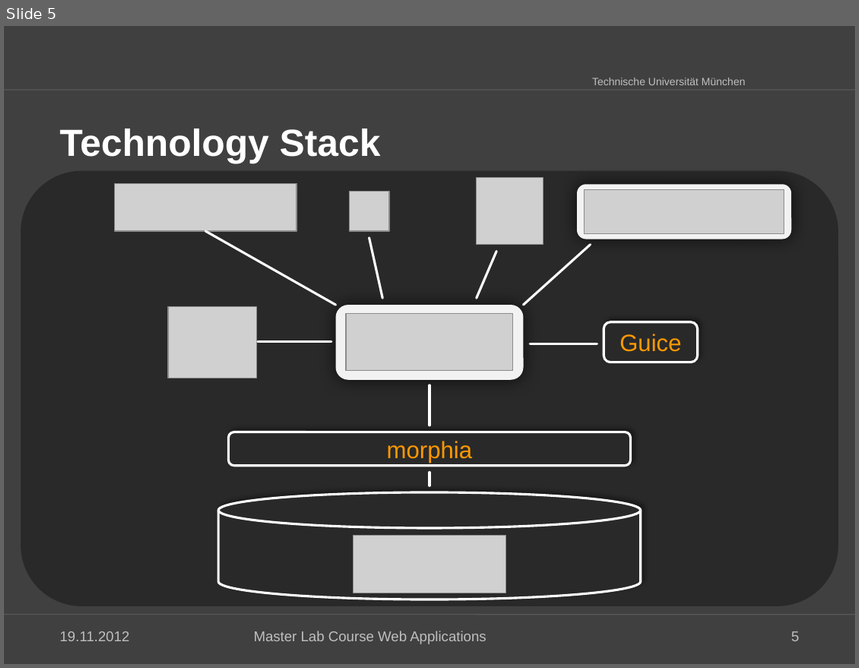
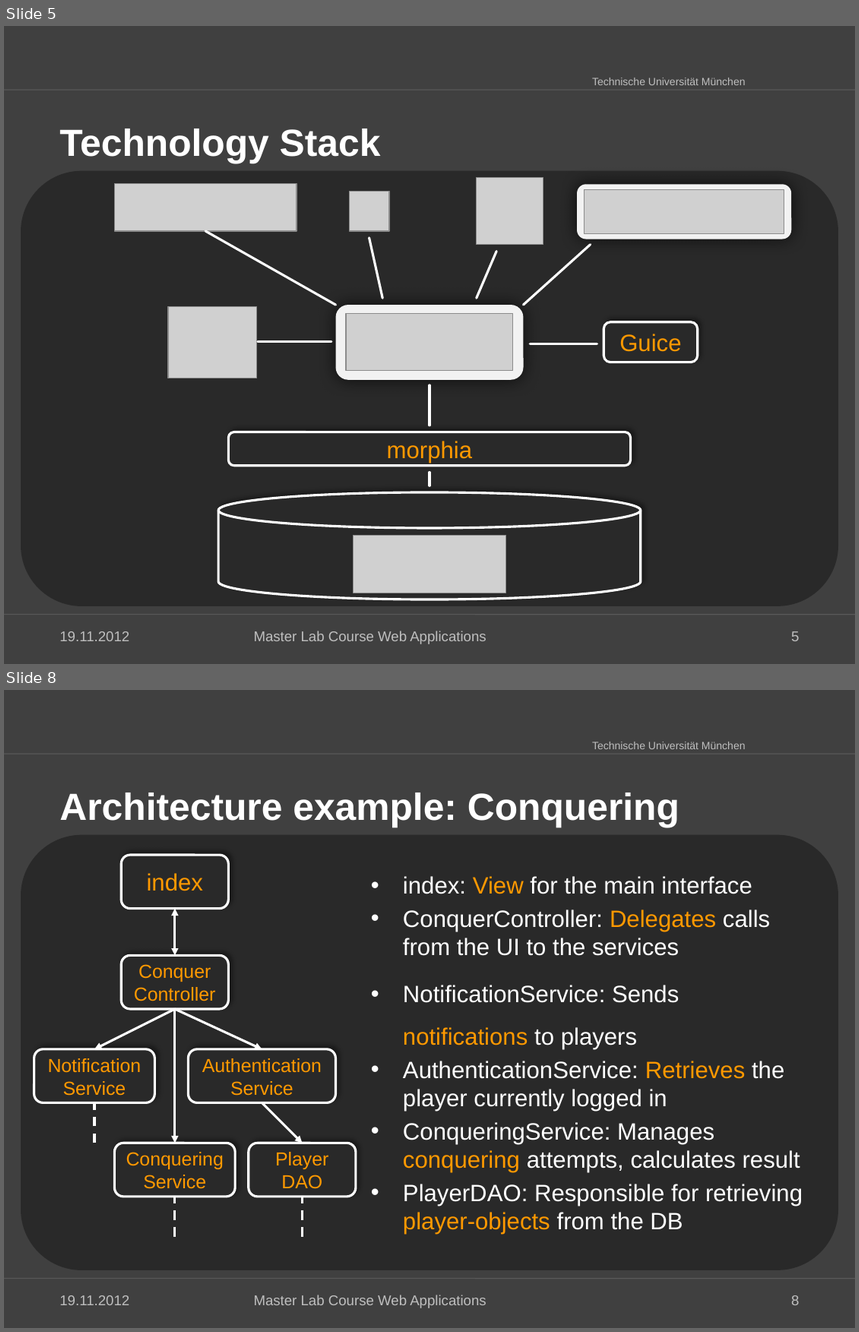
Before and after one commit to kneczaj/pi-puppids, a slide deck: docs/group4_Final_Presentation.pptx. Shown one above the other, each under a label of ours: slide 5 before the commit, slides 5 and 8 after it; the slides between them are not shown. The pictures are 859x668 and 859x1332 pixels, drawn with LibreOffice and Linux fonts; fonts in the diff are those of the drawing; grey boxes stand for pictures; background and template pictures are left out. Boxes give left, top, right and bottom in pixels: in the first picture for what was removed or moved away, otherwise in the second. Text is boxed around its words. In the diff, an @@ line names an element or a change of style, - is before the commit and + after.

Commit message:
Conquer Use Case

```diff
--- a/docs/group4_Final_Presentation.pptx
+++ b/docs/group4_Final_Presentation.pptx
@@ slide 8 added at [4,690,855,1328], background #404040; not listed: 3 template elements that a slide beside it also shows @@
@@ title added at [59,793,680,828], 32 pt, text #FFFFFF, bold @@
+Architecture example: Conquering
@@ rounded rectangle added at [21,834,839,1271], fill #292929 @@
@@ rounded rectangle added at [122,855,229,909], fill #292929, outline #FFFFFF 2 pt, 20 pt, text #FF9900 @@
+index
@@ text added at [403,876,803,1235], 20 pt, text #FFFFFF @@
+• index: View for the main interface
+• ConquerController: Delegates calls from the UI to the services
+• NotificationService: Sends notifications to players
+• AuthenticationService: Retrieves the player currently logged in
+• ConqueringService: Manages conquering attempts, calculates result
+• PlayerDAO: Responsible for retrieving player-objects from the DB
@@ double arrow added from (175, 955) to (175, 909), #FFFFFF 2 pt @@
@@ rounded rectangle added at [122,955,229,1009], fill #292929, outline #FFFFFF 2 pt, 16 pt, text #FF9900 @@
+ConquerController
@@ arrow added from (175, 1009) to (94, 1049), #FFFFFF 2 pt @@
@@ arrow added from (175, 1009) to (175, 1143), #FFFFFF 2 pt @@
@@ arrow added from (175, 1009) to (262, 1049), #FFFFFF 2 pt @@
@@ rounded rectangle added at [34,1049,154,1103], fill #292929, outline #FFFFFF 2 pt, 16 pt, text #FF9900 @@
+Notification
+Service
@@ rounded rectangle added at [189,1049,336,1103], fill #292929, outline #FFFFFF 2 pt, 16 pt, text #FF9900 @@
+Authentication
+Service
@@ line added from (94, 1143) to (94, 1103), #FFFFFF 2 pt dashed @@
@@ arrow added from (262, 1103) to (302, 1143), #FFFFFF 2 pt @@
@@ rounded rectangle added at [115,1143,236,1196], fill #292929, outline #FFFFFF 2 pt, 16 pt, text #FF9900 @@
+Conquering
+Service
@@ rounded rectangle added at [248,1143,356,1196], fill #292929, outline #FFFFFF 2 pt, 16 pt, text #FF9900 @@
+Player
+DAO
@@ line added from (175, 1237) to (175, 1196), #FFFFFF 2 pt dashed @@
@@ line added from (302, 1237) to (302, 1196), #FFFFFF 2 pt dashed @@
@@ text added at [59,1296,129,1306], 12 pt, text #BFBFBF @@
+19.11.2012
@@ text added at [254,1295,486,1309], 12 pt, text #BFBFBF @@
+Master Lab Course Web Applications
@@ page number added at [791,1296,799,1306], 12 pt, text #BFBFBF @@
+8
```
Also in this commit, not shown: 3 slides changed, 3 other slides added.
